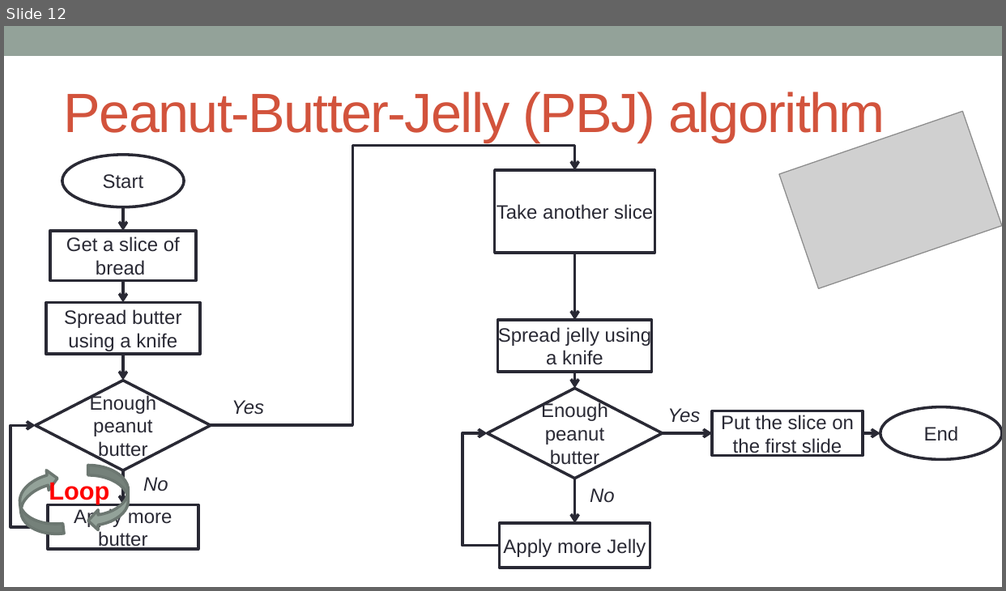
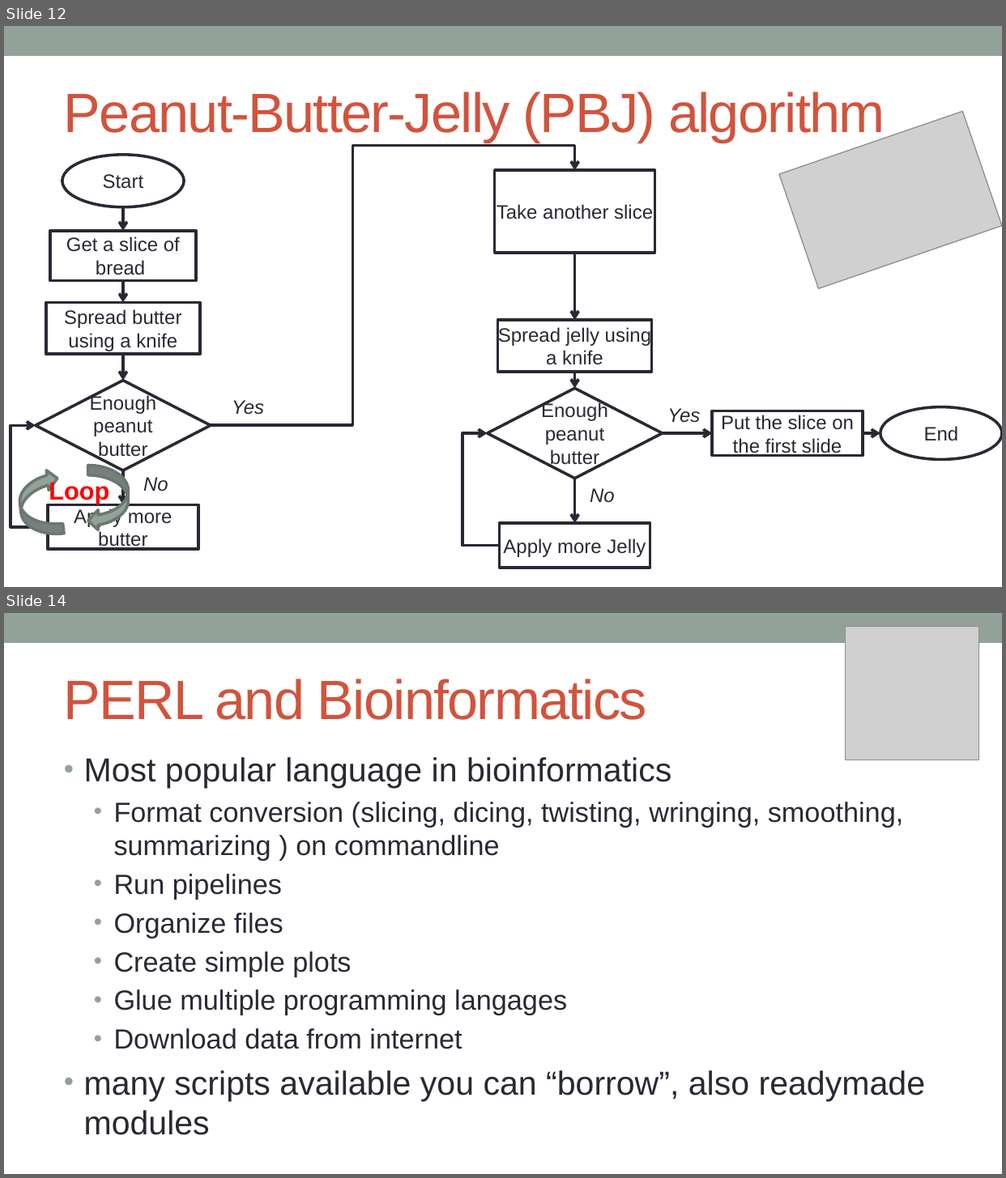
Before and after one commit to kanhu-pcr-code/bioinfo-PERL-course, a slide deck: PPTs/Programming-fundamentals.pptx. Shown one above the other, each under a label of ours: slide 12 before the commit, slides 12 and 14 after it; the slides between them are not shown. The pictures are 1006x591 and 1006x1178 pixels, drawn with LibreOffice and Linux fonts; fonts in the diff are those of the drawing; grey boxes stand for pictures. Boxes give left, top, right and bottom in pixels: in the first picture for what was removed or moved away, otherwise in the second. Text is boxed around its words. In the diff, an @@ line names an element or a change of style, - is before the commit and + after.

```diff
--- a/PPTs/Programming-fundamentals.pptx
+++ b/PPTs/Programming-fundamentals.pptx
@@ slide 14 added at (x1=4, y1=613, x2=1002, y2=1174), background #FFFFFF; not listed: 1 template element that a slide beside it also shows @@
@@ picture added at (x1=846, y1=626, x2=979, y2=760) @@
@@ title added at (x1=64, y1=679, x2=647, y2=720), 40 pt, text #D2533C @@
+PERL and Bioinformatics
@@ text added at (x1=84, y1=757, x2=925, y2=1135), 20 pt, text #292934 @@
+• Most popular language in bioinformatics
+  • Format conversion (slicing, dicing, twisting, wringing, smoothing, summarizing ) on commandline
+  • Run pipelines
+  • Organize files
+  • Create simple plots
+  • Glue multiple programming langages
+  • Download data from internet
+• many scripts available you can “borrow”, also readymade modules
```
Also in this commit, not shown: 1 slide changed, 1 other slide added, 2 slides removed, 2 other files.
